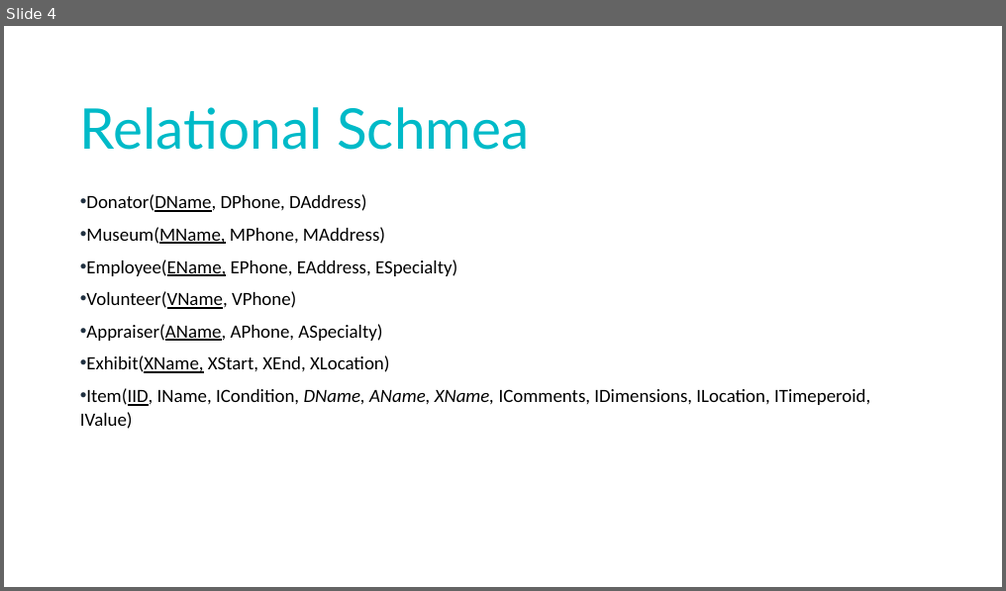
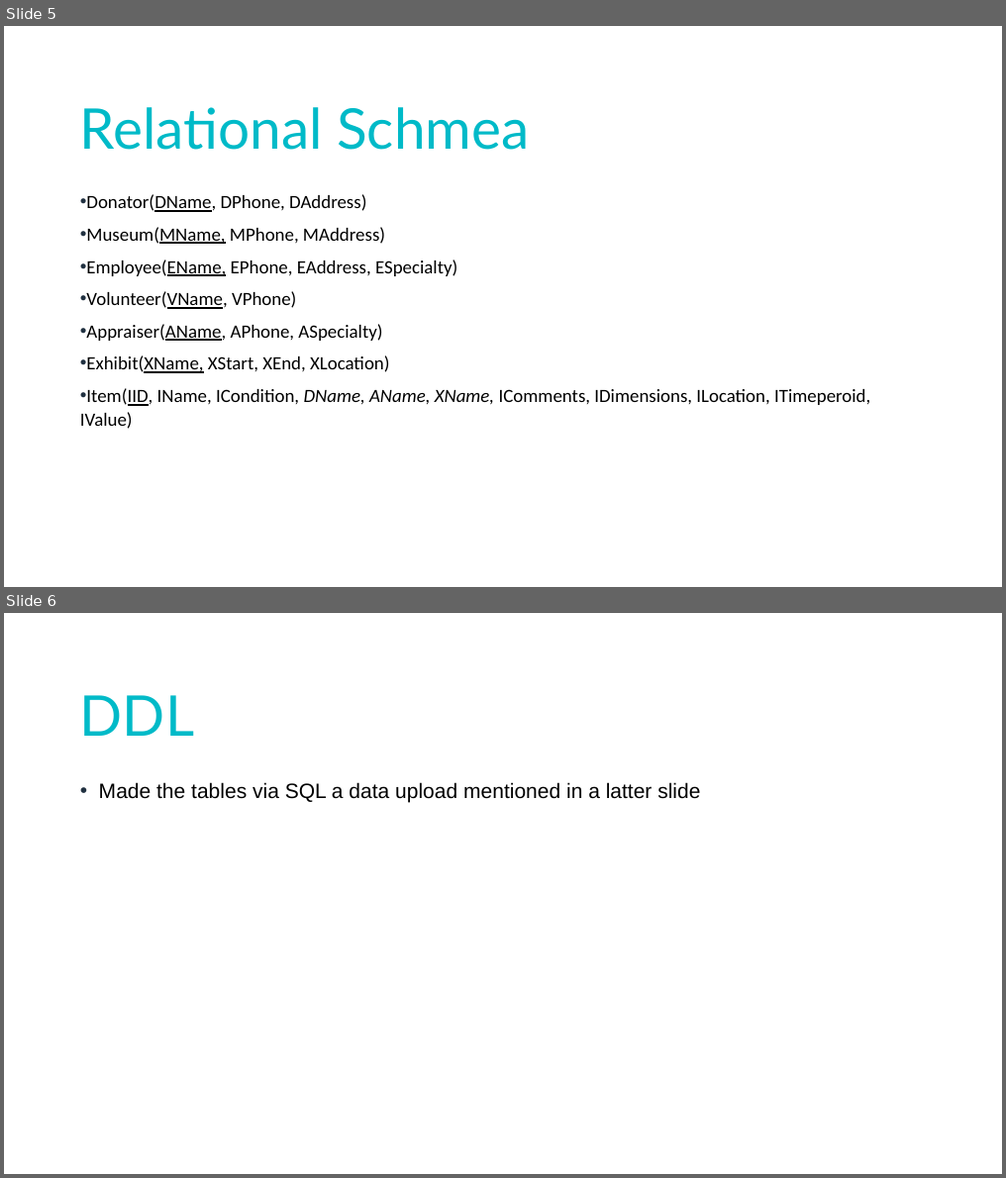
Before and after one commit to KingShampoo/MuseamDataBase, a slide deck: CS 3700 PP.pptx. Shown one above the other, each under a label of ours: slide 4 before the commit, slides 5 and 6 after it. The pictures are 1006x591 and 1006x1178 pixels, drawn with LibreOffice and Linux fonts; fonts in the diff are those of the drawing. Boxes give left, top, right and bottom in pixels: in the first picture for what was removed or moved away, otherwise in the second. Text is boxed around its words. In the diff, an @@ line names an element or a change of style, - is before the commit and + after.

```diff
--- a/CS 3700 PP.pptx
+++ b/CS 3700 PP.pptx
@@ slide 6 added at (x1=4, y1=613, x2=1002, y2=1174), background #FFFFFF @@
@@ title added at (x1=80, y1=695, x2=194, y2=736), 54 pt, text gradient #00BAC8 to #203040 @@
+DDL
@@ text added at (x1=99, y1=782, x2=700, y2=803), 20 pt, text #000000 @@
+• Made the tables via SQL a data upload mentioned in a latter slide
@@ what was slide 4 is now slide 5 @@
```
Also in this commit, not shown: 5 slides changed, 3 other slides added, 2 slides removed, 1 other file.
